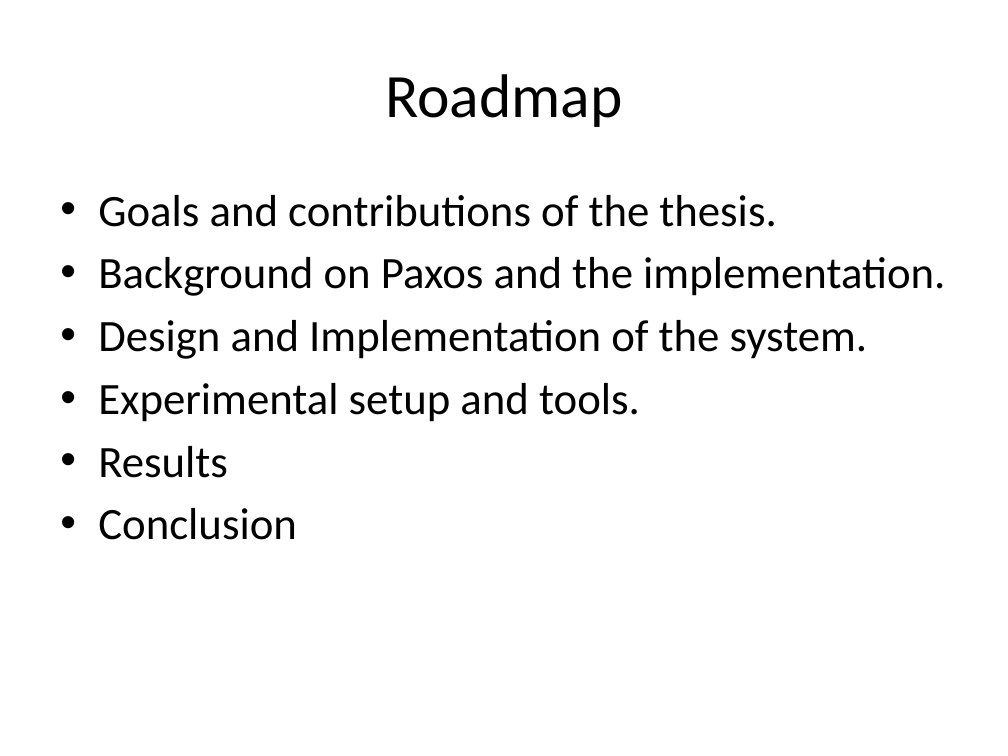
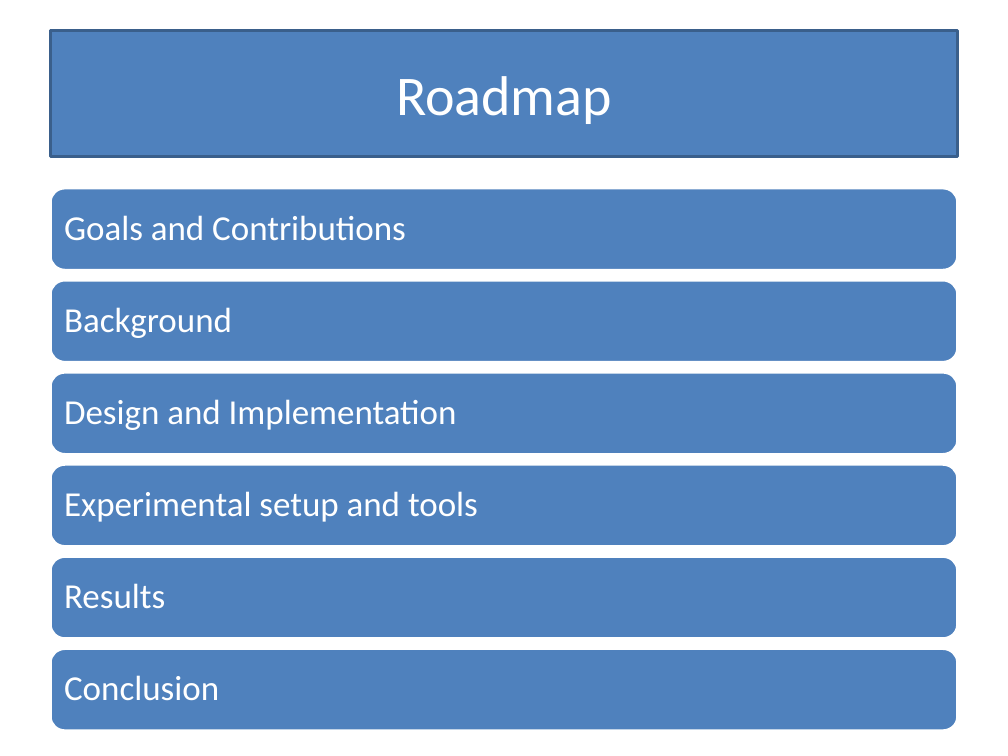
Before and after one commit to Slania/JPaxos-1, a slide deck: slide 5 of Paxos based directory updates for geo-replicated cloud storage.pptx (slide 6 before the commit). Drawn at 1008x756 pixels with LibreOffice and Linux fonts; fonts in the diff are those of the drawing. Boxes give left, top, right and bottom in pixels: in the first picture for what was removed or moved away, otherwise in the second. Text is boxed around its words. In the diff, an @@ line names an element or a change of style, - is before the commit and + after.

```diff
--- a/Paxos based directory updates for geo-replicated cloud storage.pptx
+++ b/Paxos based directory updates for geo-replicated cloud storage.pptx
@@ title "Roadmap": place and size @@
-title "Roadmap" at (385,74,622,127)
+title "Roadmap" at (50,30,958,156)
@@ title "Roadmap" at (50,30,958,156): size 44 to 40 pt, text colour #000000 to #FFFFFF; fill none to #4F81BD; outline none to #3A5F8C 2 pt @@
@@ freeform shape added at (50,188,958,271), fill #4F81BD, outline #FFFFFF 2 pt, 25 pt, text #FFFFFF @@
+Goals and Contributions
@@ text removed at (98,195,945,540) @@
-• Goals and contributions of the thesis.
-• Background on Paxos and the implementation.
-• Design and Implementation of the system.
-• Experimental setup and tools.
-• Results
-• Conclusion
@@ freeform shape added at (50,280,958,363), fill #4F81BD, outline #FFFFFF 2 pt, 25 pt, text #FFFFFF @@
+Background
@@ freeform shape added at (50,372,958,455), fill #4F81BD, outline #FFFFFF 2 pt, 25 pt, text #FFFFFF @@
+Design and Implementation
@@ freeform shape added at (50,465,958,547), fill #4F81BD, outline #FFFFFF 2 pt, 25 pt, text #FFFFFF @@
+Experimental setup and tools
@@ freeform shape added at (50,556,958,639), fill #4F81BD, outline #FFFFFF 2 pt, 25 pt, text #FFFFFF @@
+Results
@@ freeform shape added at (50,648,958,731), fill #4F81BD, outline #FFFFFF 2 pt, 25 pt, text #FFFFFF @@
+Conclusion
```
Also in this commit, not shown: 9 other slides changed, 9 slides added.
